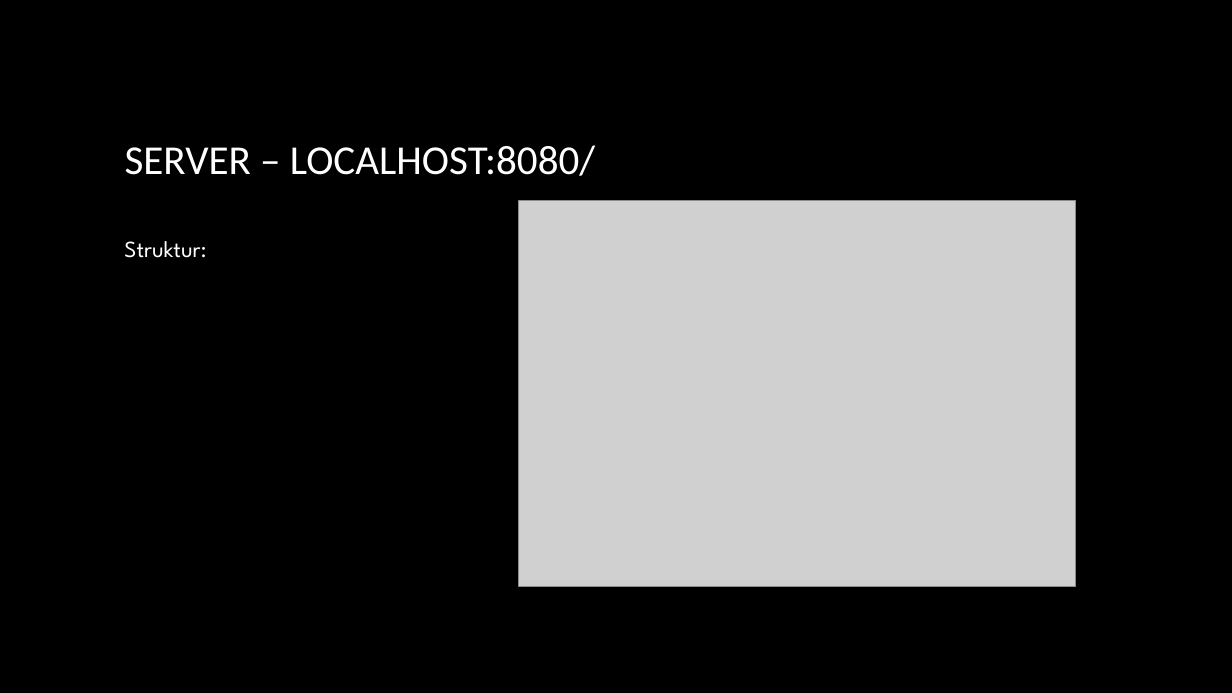
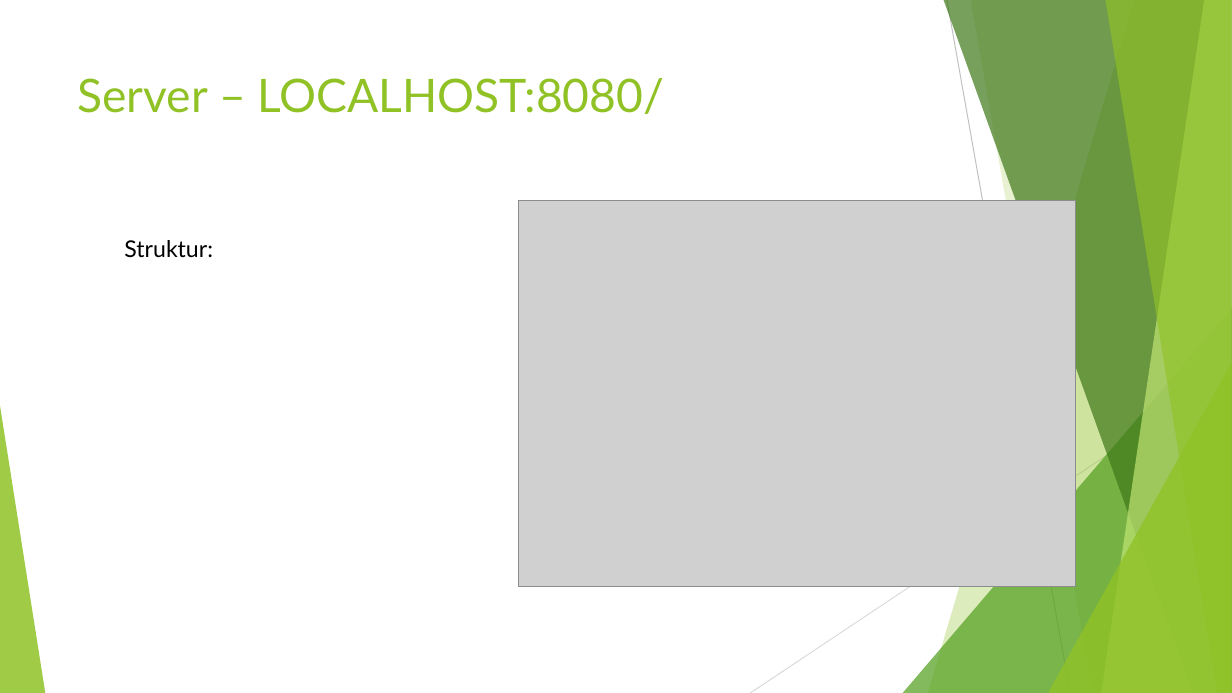
Before and after one commit to NebelNite/Passwortmanager, a slide deck: slide 8 of Passwortmanager.pptx (slide 6 before the commit). Drawn at 1232x693 pixels with LibreOffice and Linux fonts; fonts in the diff are those of the drawing; grey boxes stand for pictures; background and template pictures are left out. Boxes give left, top, right and bottom in pixels: in the first picture for what was removed or moved away, otherwise in the second. Text is boxed around its words. In the diff, an @@ line names an element or a change of style, - is before the commit and + after.

```diff
--- a/Passwortmanager.pptx
+++ b/Passwortmanager.pptx
@@ background picture (left out) to #FFFFFF @@
@@ title "Server – LOCALHOST:8080/" at [78,78,665,114]: vertical alignment middle to top @@
@@ title at [78,78,665,114]: text changed; size 32 to 36 pt; font Calibri to Lato; text colour gradient #FFFFFF to #A6A6A6 to #90C226 @@
-SERVER – LOCALHOST:8080/
+Server – LOCALHOST:8080/
@@ text "Struktur:" at [124,240,213,258]: font League Spartan to Lato, text colour #FFFFFF to #000000 @@
@@ group added at [0,0,1232,693]: 5 freeform shapes, 3 triangles, 2 lines @@
```
Also in this commit, not shown: 18 other slides changed, 4 slides added, 1 slide removed, 1 other file.
